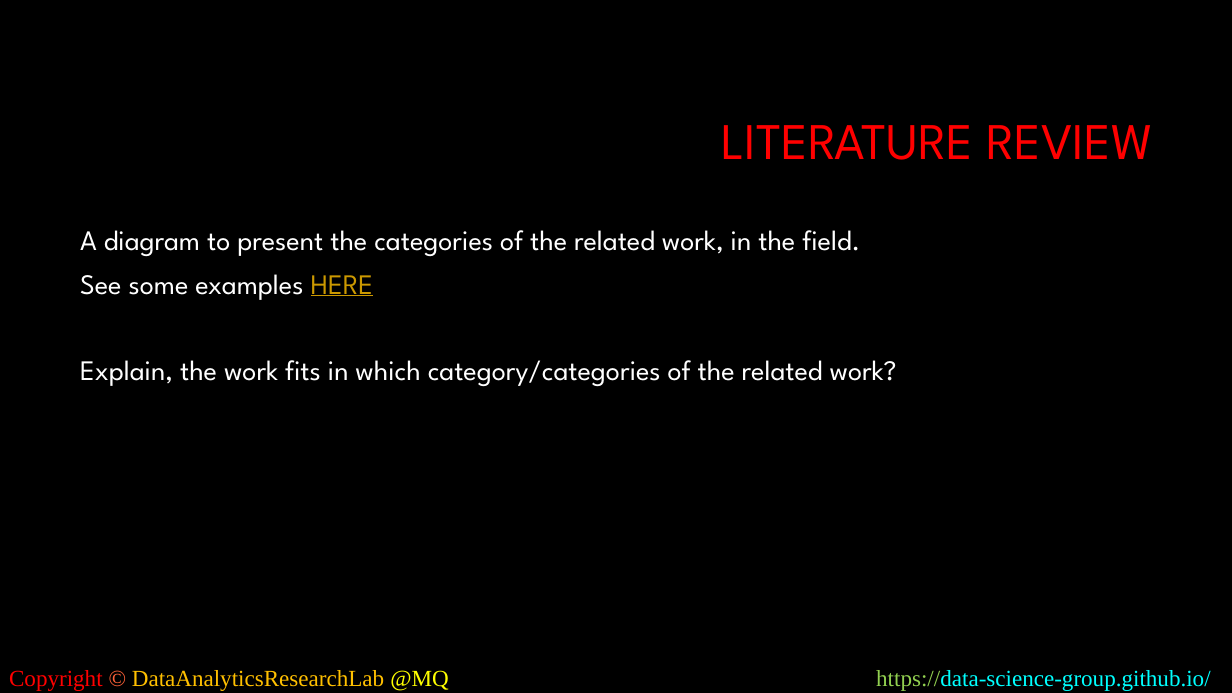
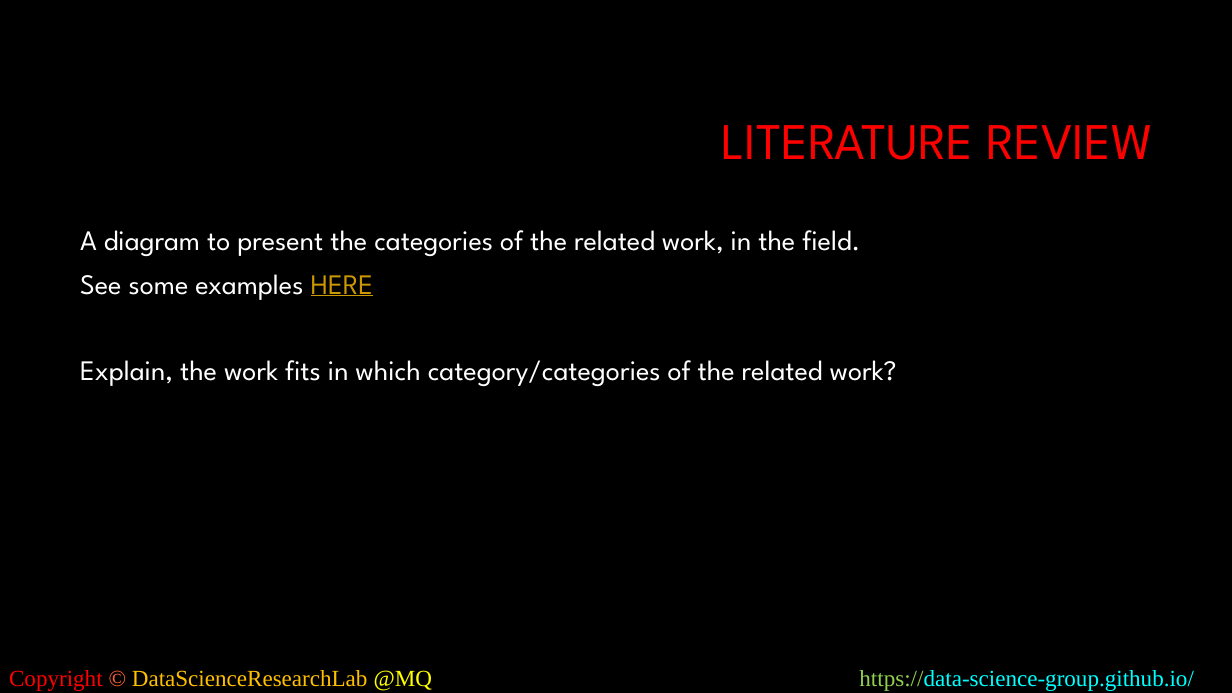
Before and after one commit to data-science-group/data-science-group.github.io, a slide deck: slide 4 of presentation_template.pptx. Drawn at 1232x693 pixels with LibreOffice and Linux fonts; fonts in the diff are those of the drawing; background and template pictures are left out. Boxes give left, top, right and bottom in pixels: in the first picture for what was removed or moved away, otherwise in the second. Text is boxed around its words. In the diff, an @@ line names an element or a change of style, - is before the commit and + after.

```diff
--- a/presentation_template.pptx
+++ b/presentation_template.pptx
@@ text at box(9, 670, 1193, 691): text changed @@
-Copyright © DataAnalyticsResearchLab @MQ https://data-science-group.github.io/
+Copyright © DataScienceResearchLab @MQ https://data-science-group.github.io/
```
Also in this commit, not shown: 7 other slides changed.
